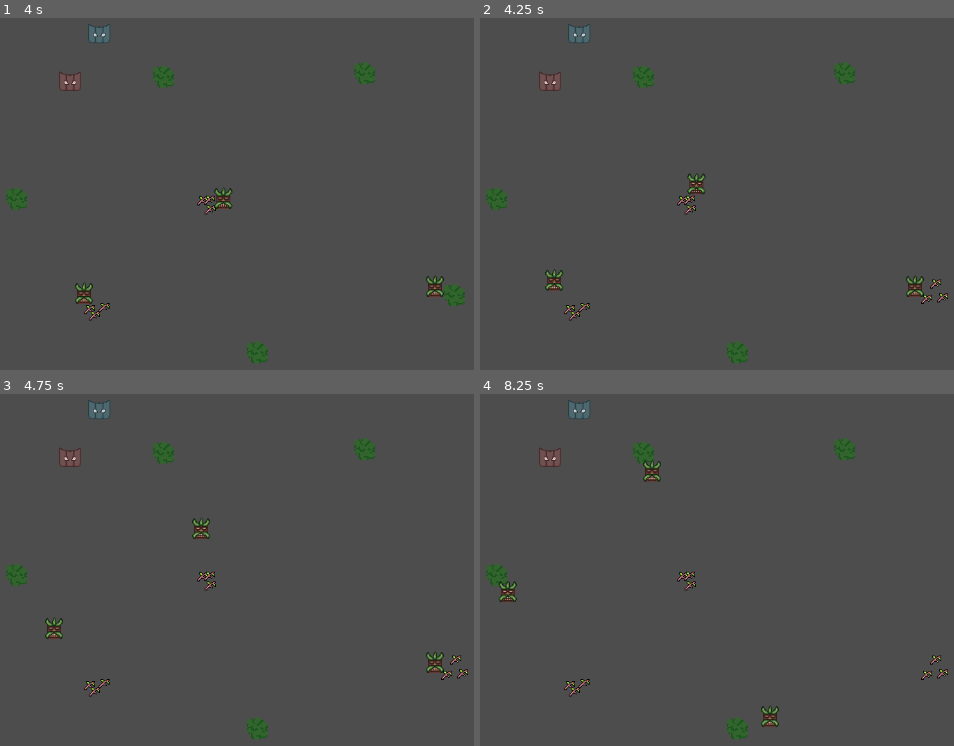
Above: before the commit, frames 1-4 (two rows, left to right).
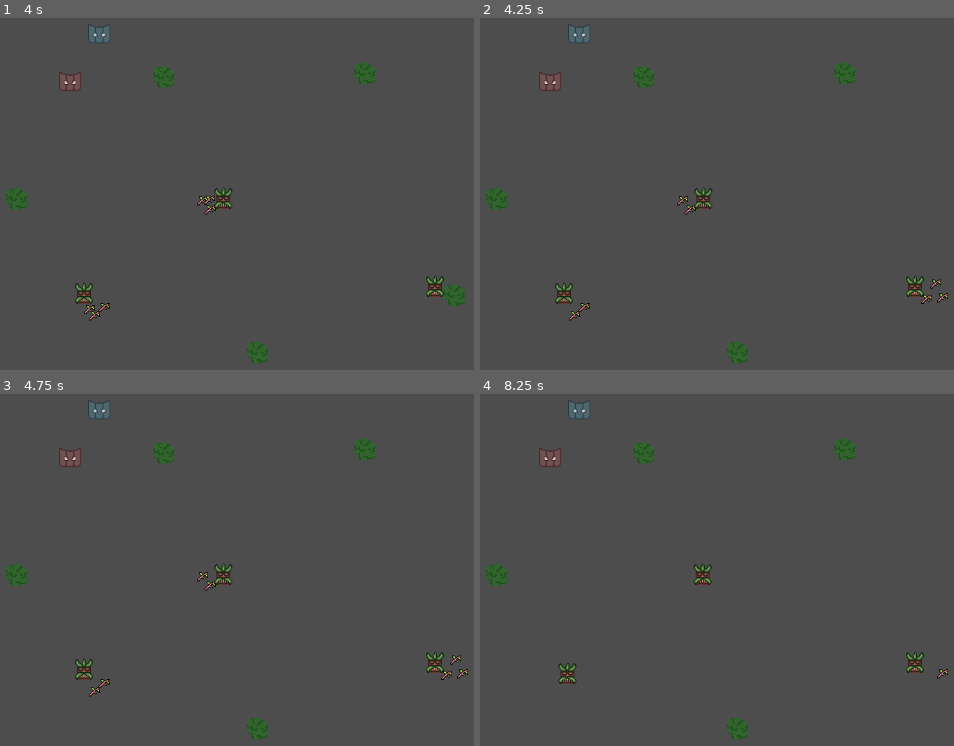
Above: after the commit, the same moments.

Repository: Kayno0o/gwj-86-godot
Game: Godot game, scene res://stages/game/game.tscn
Two runs of this game, one before a commit and one after it. Both use one fixed random seed, a clock stepped at 60 frames per second and the inputs below.
Inputs:
- Up to frame 1 (4 s): tap Enter at 2, 3.5 s; tap Space at 2.75 s
- Up to frame 2 (4.25 s): no input
- Up to frame 3 (4.75 s): no input
- Up to frame 4 (8.25 s): no input

Frame 1 is identical in both runs. In frame 2, 0.7% of the frame differs, in the area x 13-49%, y 44-85%; in frame 3, 0.8%; in frame 4, 1.3%, in the area x 4-98%, y 18-95%.

Commit message:
feat: make item targetable

Diff:
--- a/props/item/item.gd
+++ b/props/item/item.gd
@@ -1,7 +1,3 @@
-extends Node2D
-class_name Item
+class_name Item extends Node2D
 
 @export var type: ItemType.Type
-@export var amount: int
-
-var is_targeted: bool = false
--- a/props/item/item.tscn
+++ b/props/item/item.tscn
@@ -1,6 +1,7 @@
-[gd_scene load_steps=3 format=3 uid="uid://dojasoijlk7mr"]
+[gd_scene load_steps=4 format=3 uid="uid://dojasoijlk7mr"]
 
 [ext_resource type="Script" uid="uid://7c0q4inr1s3g" path="res://props/item/item.gd" id="1_qnvdu"]
+[ext_resource type="Script" uid="uid://dg243j2b1fptq" path="res://scripts/components/TargetComponent.gd" id="2_2ji1m"]
 
 [sub_resource type="CircleShape2D" id="CircleShape2D_qnvdu"]
 radius = 8.0
@@ -14,3 +15,9 @@
 shape = SubResource("CircleShape2D_qnvdu")
 
 [node name="Sprite2D" type="Sprite2D" parent="."]
+
+[node name="Components" type="Node" parent="."]
+
+[node name="TargetComponent" type="Node" parent="Components"]
+script = ExtResource("2_2ji1m")
+metadata/_custom_type_script = "uid://dg243j2b1fptq"
--- a/scripts/components/TargetComponent.gd
+++ b/scripts/components/TargetComponent.gd
@@ -2,6 +2,8 @@
 
 var is_targeted: bool = false
 var targetter: Node
+
+signal on_target(target: bool)
 
 func get_is_targeted() -> bool:
 	return is_targeted and targetter and is_instance_valid(targetter)
@@ -20,6 +22,8 @@
 	targetter = p_targetter
 	is_targeted = true
 
+	on_target.emit(true)
+
 	return true
 
 ## returns true if stopped targetting
@@ -30,4 +34,6 @@
 	targetter = null
 	is_targeted = false
 
+	on_target.emit(false)
+
 	return true
